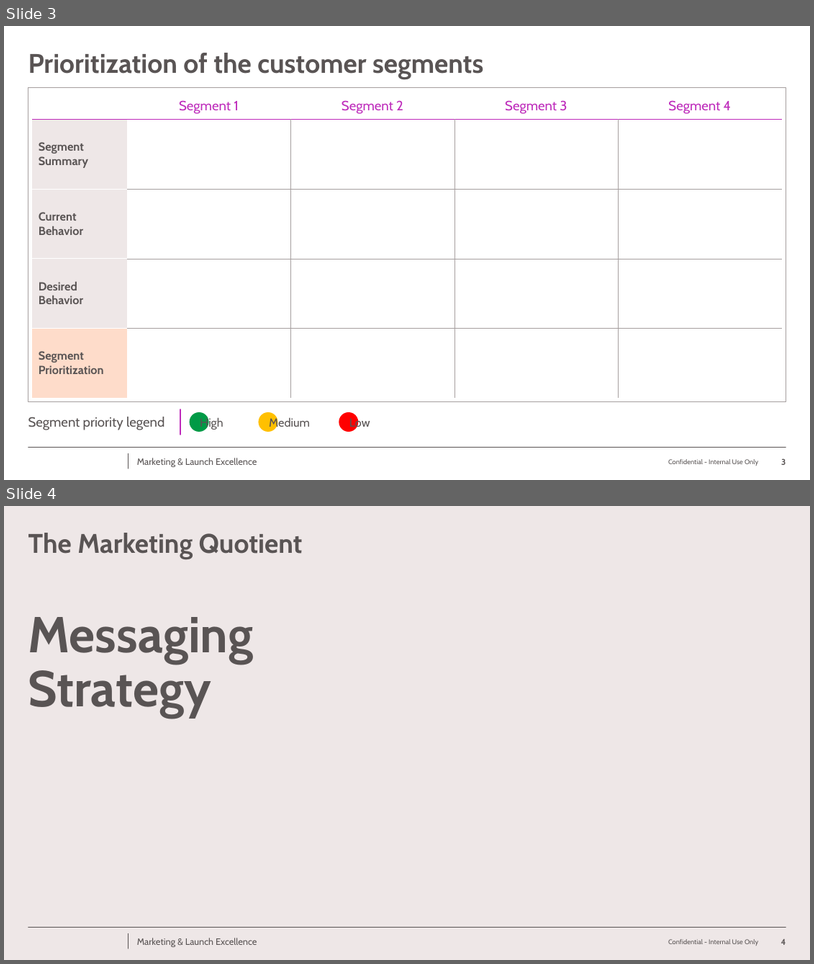
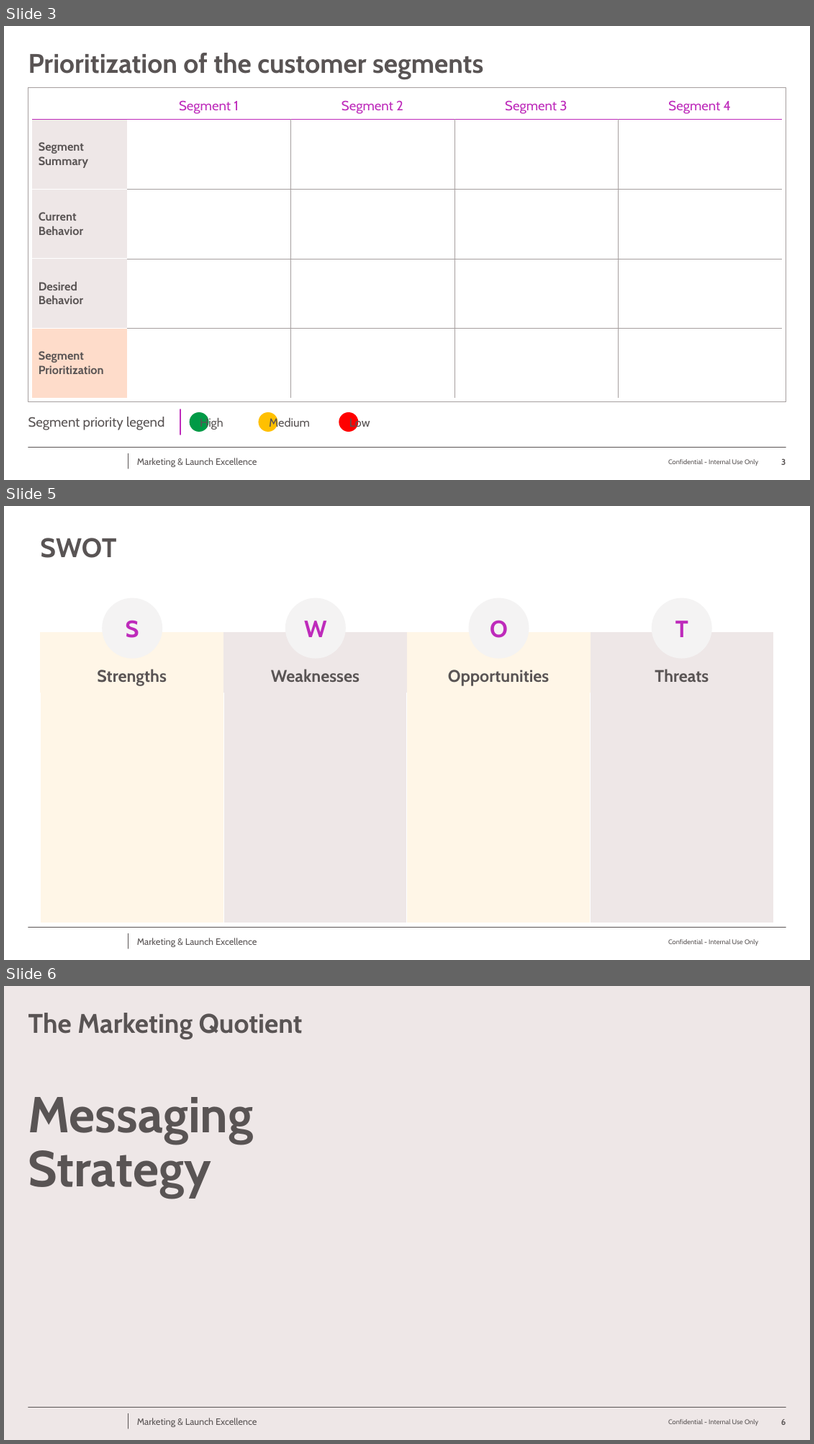
Before and after one commit to CDdanieldeng/BMS-Insight-Forge, a slide deck: example_files/example slides.pptx. Shown one above the other, each under a label of ours: slides 3 and 4 before the commit, slides 3, 5 and 6 after it; the slides between them are not shown. The pictures are 814x964 and 814x1444 pixels, drawn with LibreOffice and Linux fonts; fonts in the diff are those of the drawing; background and template pictures are left out. Boxes give left, top, right and bottom in pixels: in the first picture for what was removed or moved away, otherwise in the second. Text is boxed around its words. In the diff, an @@ line names an element or a change of style, - is before the commit and + after.

```diff
--- a/example_files/example slides.pptx
+++ b/example_files/example slides.pptx
@@ slide 5 added at [4,506,810,960], background #FFFFFF; not listed: 4 template elements that a slide beside it also shows @@
@@ title added at [40,538,116,558], 32 pt, text #595454, bold @@
+SWOT
@@ ellipse added at [102,598,162,659], fill #F4F3F3, 28 pt, text #BE2BBB, bold @@
+S
@@ ellipse added at [286,598,346,659], fill #F4F3F3, 28 pt, text #BE2BBB, bold @@
+W
@@ ellipse added at [469,598,530,659], fill #F4F3F3, 28 pt, text #BE2BBB, bold @@
+O
@@ ellipse added at [652,598,712,659], fill #F4F3F3, 28 pt, text #BE2BBB, bold @@
+T
@@ table added at [40,633,774,923], 2 rows, 4 columns @@
+Strengths | Weaknesses | Opportunities | Threats
+ |  |  | 
@@ what was slide 4 is now slide 6 @@
@@ page number at [782,1419,787,1424]: text changed @@
-4
+6
```
Also in this commit, not shown: 1 other slide added, 19 other files.
